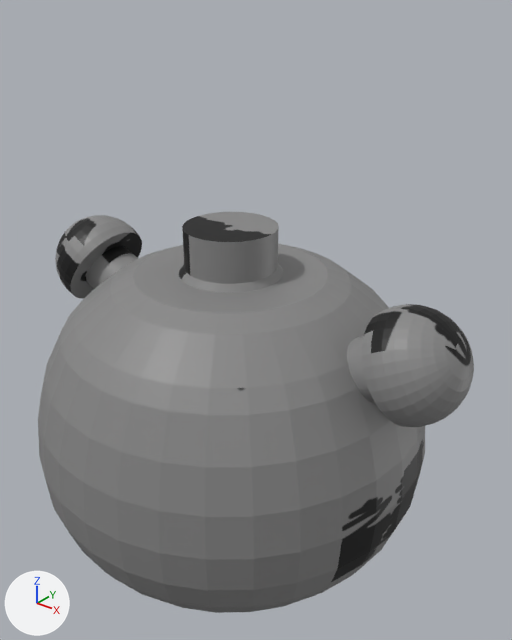
The OBJ model Resources/Model/NewBossBody/NewBossBody.obj: old version first, new version second.
Before and after are seen from a 50 mm lens placed at (4.83, -5.6, 4.29), pointed at (0.18, 0.21, 0.69). The axes (+X, +Y, +Z) are drawn at lower left. The lights are the same throughout. Where no turn or scale is listed for an object, it has been applied to the vertices. Vertices at the same position are counted once.

Script lines for the objects in view, before the commit:
```python
me_body = bpy.data.meshes.new('Body')
me_body.from_pydata(...)  # 3066 vertices, 2891 faces; spans x -2.84..2.84, y -2.33..2.33, z -2.63..1.85
me_body.materials.append(mat_マテリアル_001)  # picture img_texture_png
ob_body = bpy.data.objects.new('Body', me_body)
ob_body.location = (0.0, 0.0, 0.0)
```
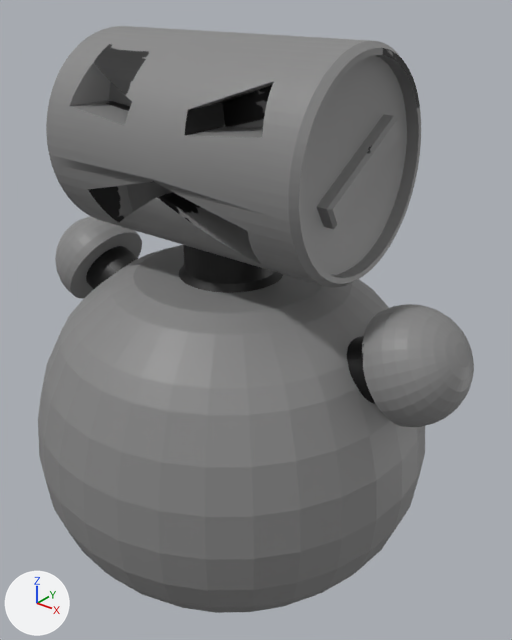
Diff of the bpy script that builds the scene:
```diff
--- a/Resources/Model/NewBossBody/NewBossBody.obj.py
+++ b/Resources/Model/NewBossBody/NewBossBody.obj.py
@@ mat_マテリアル_1561 @@
+mat_マテリアル_1561 = principled_material('マテリアル.1561')
+mat_マテリアル_1561.texture = img_texture_png
@@ me_body @@
 # used by ob_body; location = (0.0, 0.0, 0.0)
-me_body.from_pydata(...)  # 3066 vertices, 2891 faces; spans x -2.84..2.84, y -2.33..2.33, z -2.63..1.85
+me_body.from_pydata(...)  # 3745 vertices, 3474 faces; spans x -2.84..2.84, y -2.33..2.33, z -2.63..3.8
+# me_body part 1: a new loose piece of 649 vertices spanning x -1.64..1.64, y -1.1..1.1, z 1.6..3.8, in mat_マテリアル_1561 (picture img_texture_png)
+# me_body part 2
+# 7 vertices are removed from x 1.83..2.03, y -0.32..0.34, z 0.65..1.09
+# 16 faces are deleted
+# 27 vertices are added at x -1.64..1.86, y -0.6..0.6, z 1.02..3.3
+# 12 new vertices lie (0.11, 0.0, 0.0) away from vertices in x -1.61..1.5, y -0.6..0.6, z 2.1..3.3
+# 30 new faces join them, mat_マテリアル_1561 (picture img_texture_png)
+# 16 new faces join them, mat_マテリアル_001 (picture img_texture_png)
+# me_body part 3
+# 5 vertices are removed from x -2.12..-1.84, y -0.16..0.33, z 0.46..1.05
+# 14 faces are deleted
+# 3 vertices are added at (-1.87, 0.25, 1.0), (-1.89, -0.29, 0.95), (-2.08, 0.25, 0.55)
+# 14 new faces join them, mat_マテリアル_001 (picture img_texture_png)
+# me_body part 4: 2861 kept faces spanning x -2.84..2.84, y -2.33..2.33, z -2.63..1.85 get new texture (UV) coordinates
 me_body.materials.append(mat_マテリアル_001)
+me_body.materials.append(mat_マテリアル_1561)  # picture img_texture_png
```

Location of each change, [x1, y1, x2, y2] in pixels of the pictures (512 x 640 px; the box of a moved part takes in the faces that stretch with it):
'Body', reshaped (46% taller)
    before: [38, 212, 474, 613]
    after: [38, 26, 474, 613]
part 1 of me_body, added
    after: [46, 26, 421, 288]
part 2 of me_body, built on
    after: [317, 114, 399, 393]
part 3 of me_body, moved or reshaped
    both: [93, 252, 114, 272]
part 4 of me_body, surface changed
    both: [55, 216, 474, 584]
